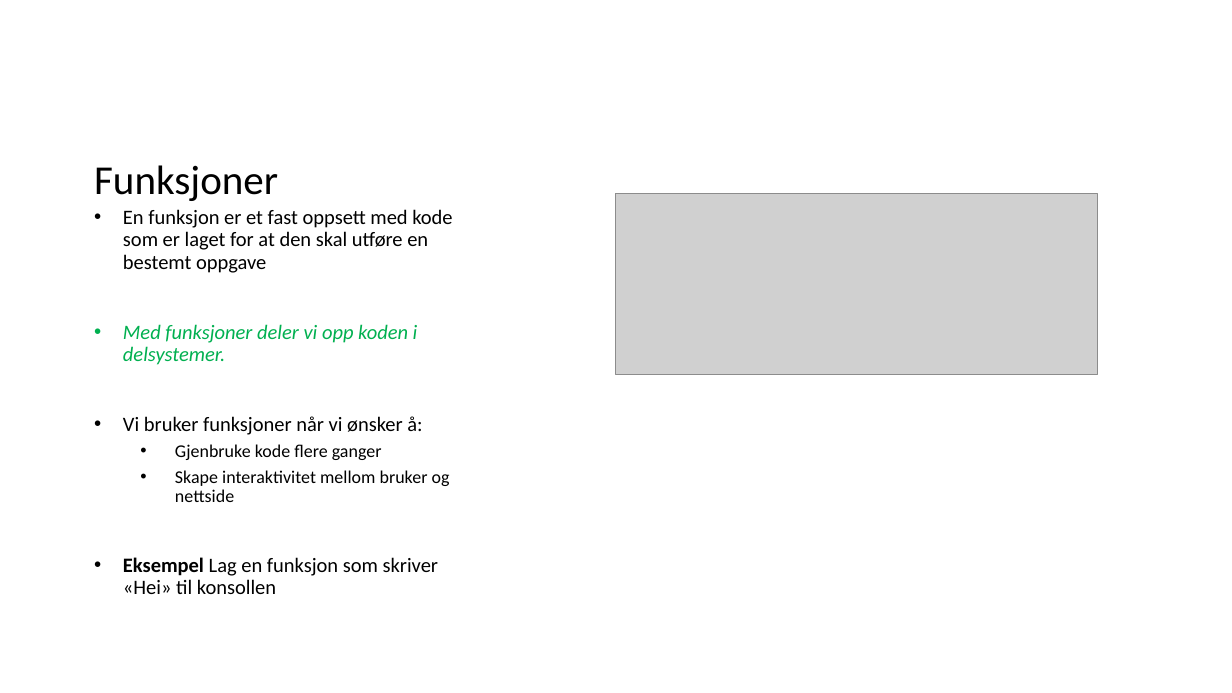
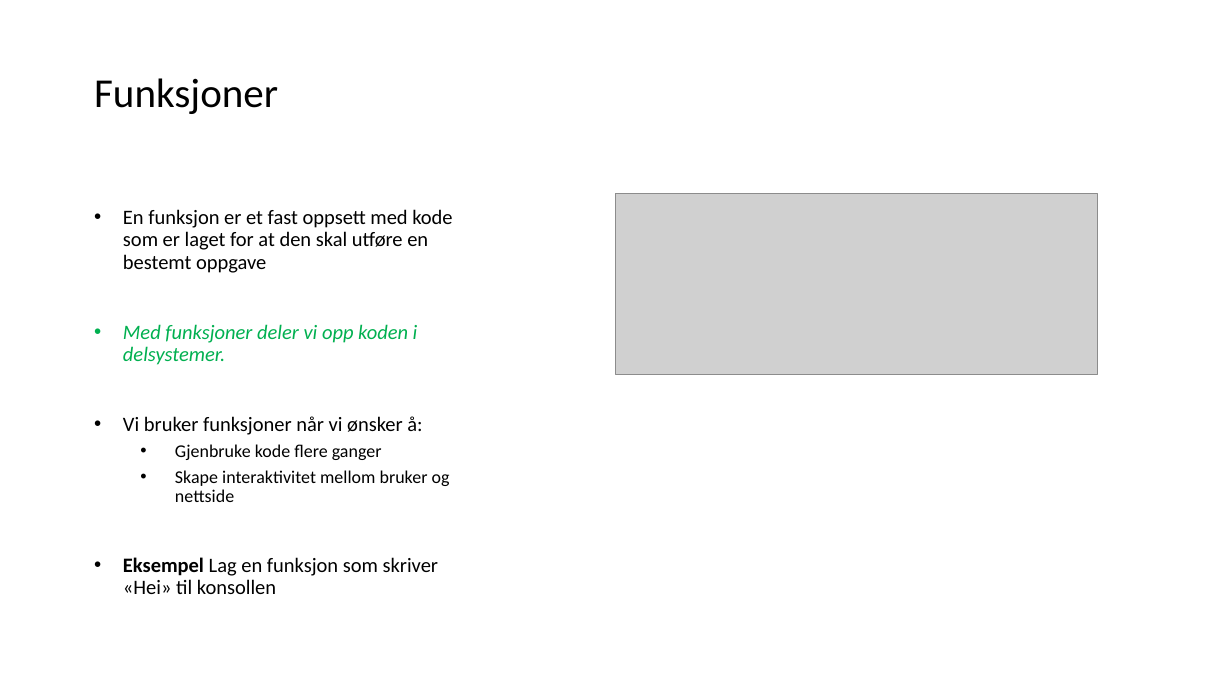
Before and after one commit to AizanM/IT2, a slide deck: slide 2 of Uke 41/Funksjoner.pptx. Drawn at 1232x693 pixels with LibreOffice and Linux fonts; fonts in the diff are those of the drawing; grey boxes stand for pictures. Boxes give left, top, right and bottom in pixels: in the first picture for what was removed or moved away, otherwise in the second. Text is boxed around its words. In the diff, an @@ line names an element or a change of style, - is before the commit and + after.

```diff
--- a/Uke 41/Funksjoner.pptx
+++ b/Uke 41/Funksjoner.pptx
@@ title "Funksjoner": place and size @@
-title "Funksjoner" at (94, 165, 278, 201)
+title "Funksjoner" at (94, 78, 278, 114)
```
Also in this commit, not shown: 2 other slides changed, 3 other files.
